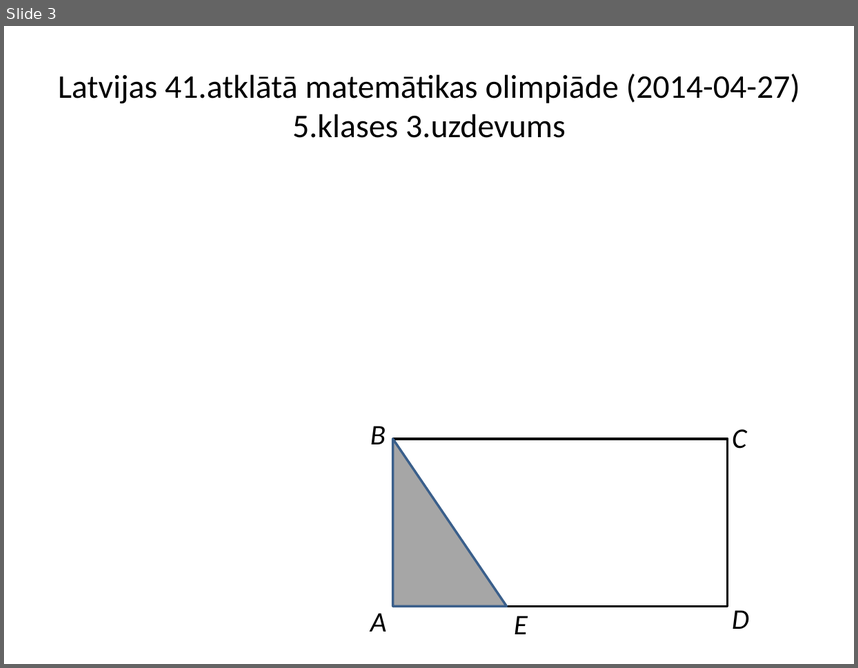
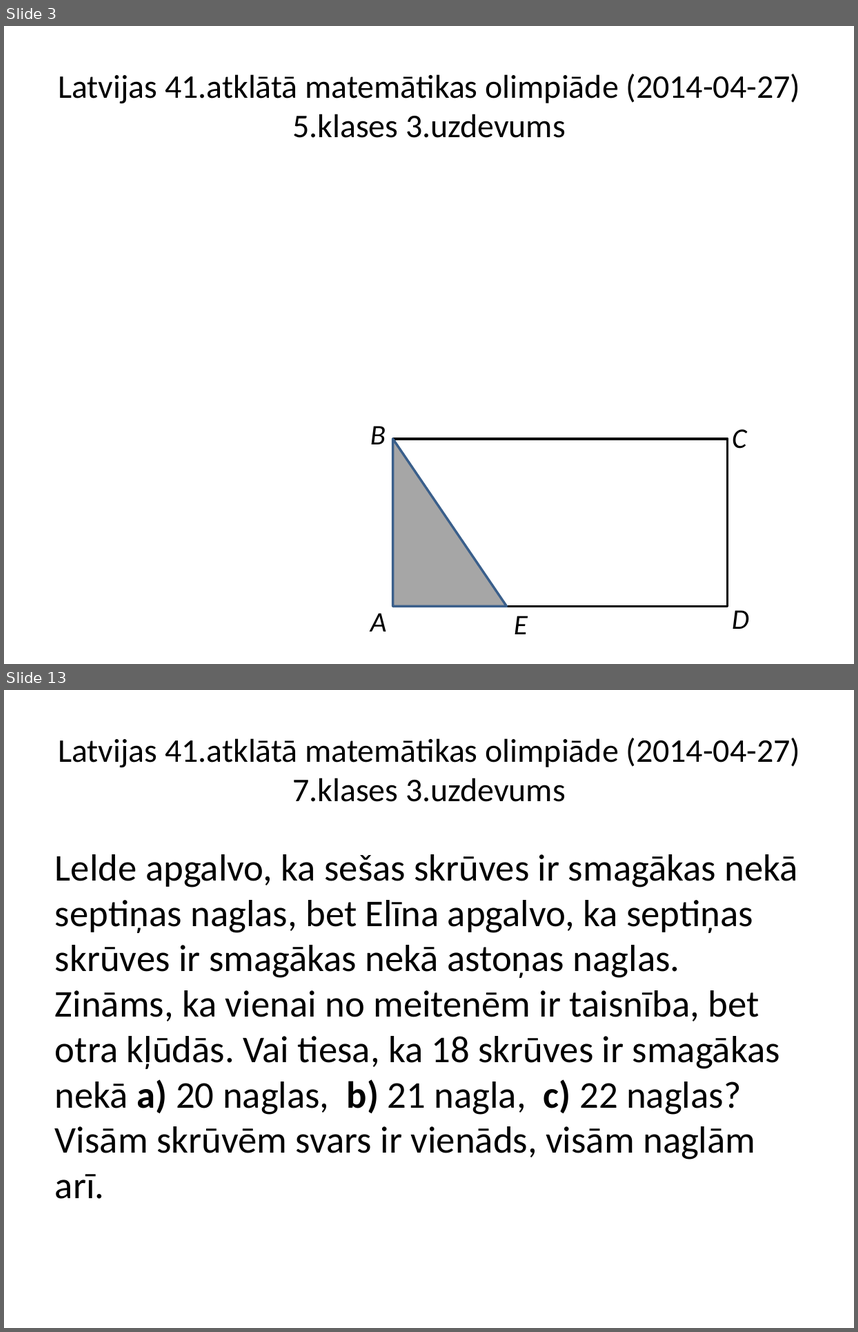
Before and after one commit to liliyang146/visualization, a slide deck: AMO41-2014/amo41-2014-lv.pptx. Shown one above the other, each under a label of ours: slide 3 before the commit, slides 3 and 13 after it; the slides between them are not shown. The pictures are 858x668 and 858x1332 pixels, drawn with LibreOffice and Linux fonts; fonts in the diff are those of the drawing; grey boxes stand for pictures. Boxes give left, top, right and bottom in pixels: in the first picture for what was removed or moved away, otherwise in the second. Text is boxed around its words. In the diff, an @@ line names an element or a change of style, - is before the commit and + after.

```diff
--- a/AMO41-2014/amo41-2014-lv.pptx
+++ b/AMO41-2014/amo41-2014-lv.pptx
@@ slide 13 added at (4, 690, 854, 1328), background #FFFFFF @@
@@ title added at (58, 738, 800, 802), 28 pt, text #000000 @@
+Latvijas 41.atklātā matemātikas olimpiāde (2014-04-27)
+7.klases 3.uzdevums
@@ text added at (55, 854, 797, 1199), 32 pt, text #000000 @@
+Lelde apgalvo, ka sešas skrūves ir smagākas nekā septiņas naglas, bet Elīna apgalvo, ka septiņas skrūves ir smagākas nekā astoņas naglas. Zināms, ka vienai no meitenēm ir taisnība, bet otra kļūdās. Vai tiesa, ka 18 skrūves ir smagākas nekā a) 20 naglas, b) 21 nagla, c) 22 naglas? Visām skrūvēm svars ir vienāds, visām naglām arī.
```
Also in this commit, not shown: 2 slides changed, 34 other slides added, 12 other files.
